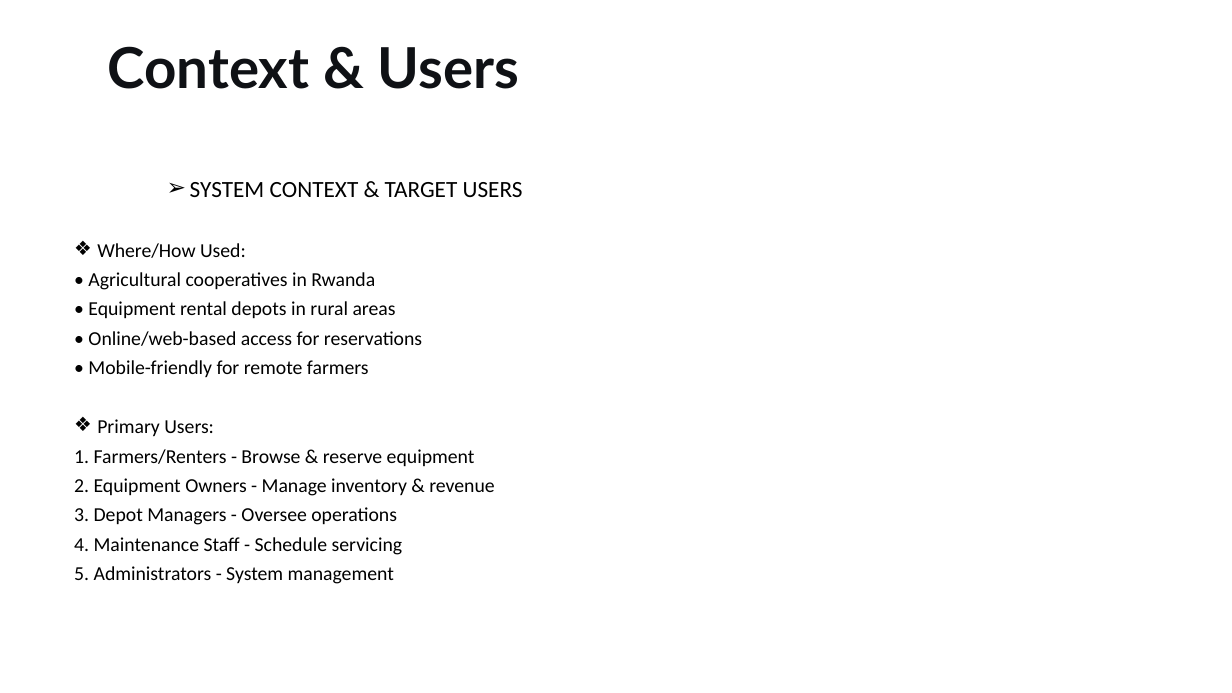
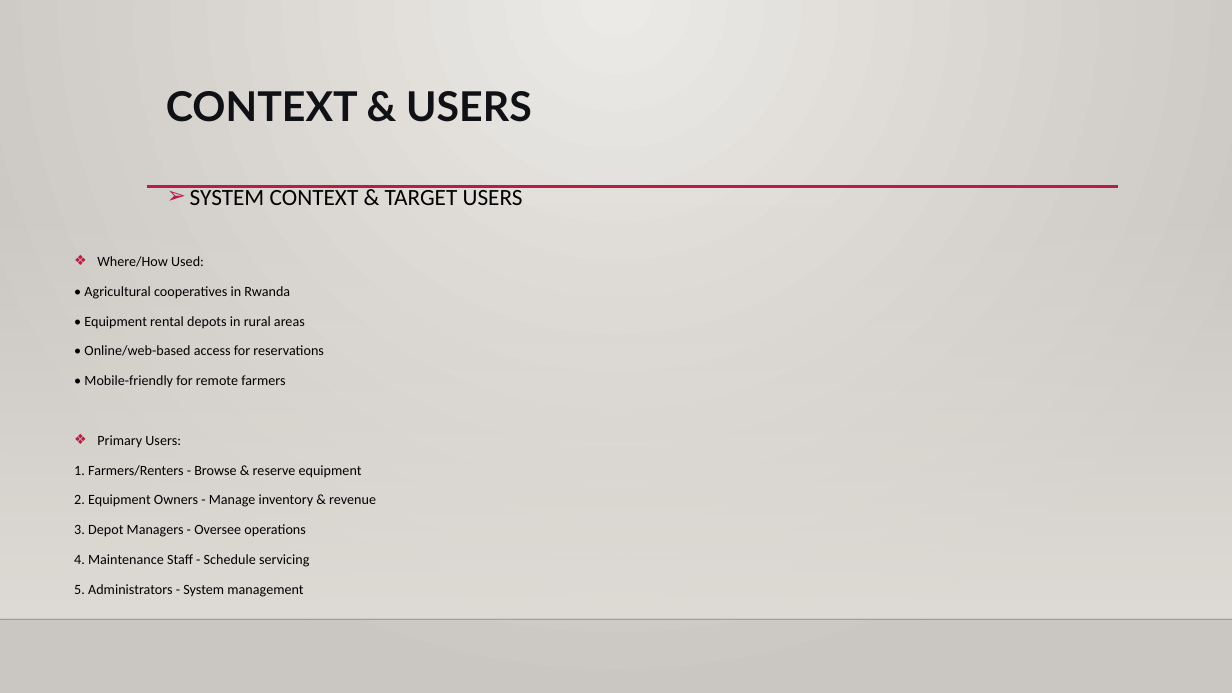
Before and after one commit to teta343/PL-SQL-Farm-Equipment-Rental-Management-System---Phase-I-PowerPoint-Presentation-final-project, a slide deck: slide 4 of Farm Equipment Rental Management System - Phase I.pptx. Drawn at 1232x693 pixels with LibreOffice and Linux fonts; fonts in the diff are those of the drawing; background and template pictures are left out. Boxes give left, top, right and bottom in pixels: in the first picture for what was removed or moved away, otherwise in the second. Text is boxed around its words. In the diff, an @@ line names an element or a change of style, - is before the commit and + after.

```diff
--- a/Farm Equipment Rental Management System - Phase I.pptx
+++ b/Farm Equipment Rental Management System - Phase I.pptx
@@ background #FFFFFF to gradient #ECEAE7 to #CAC7C1 @@
@@ title "CONTEXT & USERS" at [166, 91, 532, 122]: vertical alignment middle to top @@
@@ title at [166, 91, 532, 122]: text changed; size 44 to 32 pt @@
-Context & Users
+CONTEXT & USERS
@@ text "SYSTEM CONTEXT & TARGET USERS" at [74, 185, 523, 597]: size 15.4 to 11 pt; line spacing 0.7 to 1 @@
@@ rectangle added at [0, 204, 1232, 619], fill gradient #DFDBD5 @@
@@ line added from (147, 187) to (1118, 187), #B71E42 2.5 pt @@
@@ line added from (0, 619) to (1232, 619), #000001 1 pt @@
```
Also in this commit, not shown: 5 other slides changed, 2 slides added, 1 slide removed.
